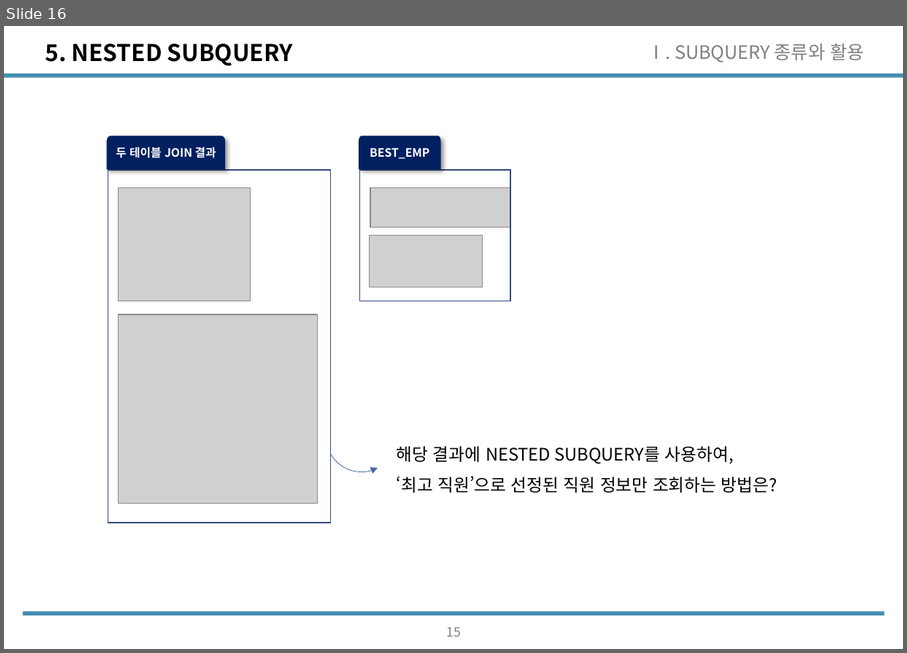
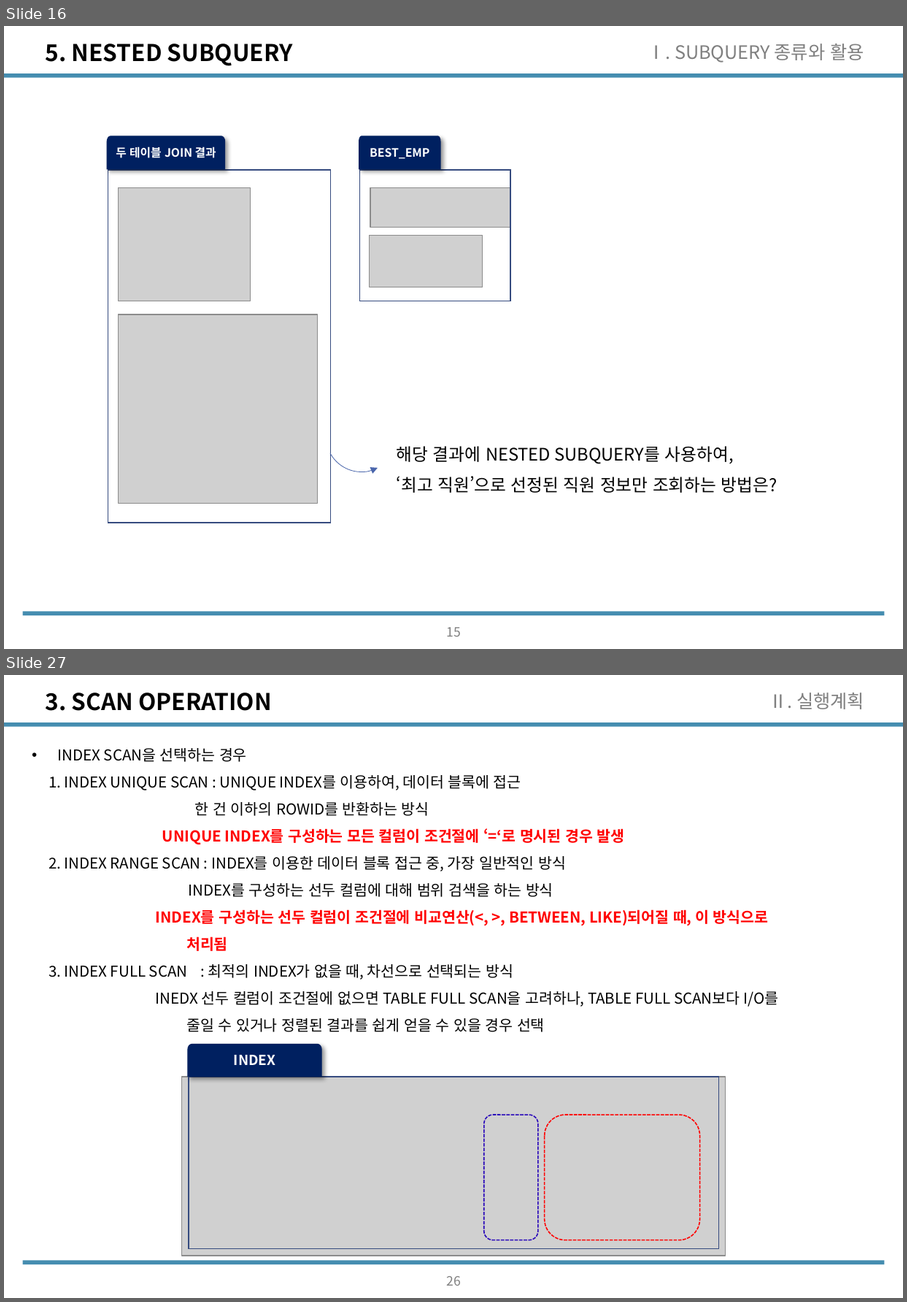
Before and after one commit to wooseok1152/SQL, a slide deck: SQL_seminar/SQL중상급활용_CH2.pptx. Shown one above the other, each under a label of ours: slide 16 before the commit, slides 16 and 27 after it; the slides between them are not shown. The pictures are 907x653 and 907x1302 pixels, drawn with LibreOffice and Linux fonts; fonts in the diff are those of the drawing; grey boxes stand for pictures. Boxes give left, top, right and bottom in pixels: in the first picture for what was removed or moved away, otherwise in the second. Text is boxed around its words. In the diff, an @@ line names an element or a change of style, - is before the commit and + after.

```diff
--- a/SQL_seminar/SQL중상급활용_CH2.pptx
+++ b/SQL_seminar/SQL중상급활용_CH2.pptx
@@ slide 27 added at [4, 675, 903, 1298], background #FFFFFF; not listed: 2 template elements that a slide beside it also shows @@
@@ title added at [46, 693, 271, 711], 20 pt, text #000000, bold @@
+3. SCAN OPERATION
@@ text added at [769, 693, 865, 709], 16 pt, text #808080 @@
+Ⅱ. 실행계획
@@ text added at [49, 748, 779, 1032], 13 pt, text #000000 @@
+• INDEX SCAN을 선택하는 경우
+1. INDEX UNIQUE SCAN : UNIQUE INDEX를 이용하여, 데이터 블록에 접근
+한 건 이하의 ROWID를 반환하는 방식
+UNIQUE INDEX를 구성하는 모든 컬럼이 조건절에 ‘=‘로 명시된 경우 발생
+2. INDEX RANGE SCAN : INDEX를 이용한 데이터 블록 접근 중, 가장 일반적인 방식
+INDEX를 구성하는 선두 컬럼에 대해 범위 검색을 하는 방식
+INDEX를 구성하는 선두 컬럼이 조건절에 비교연산(<, >, BETWEEN, LIKE)되어질 때, 이 방식으로
+처리됨
+3. INDEX FULL SCAN : 최적의 INDEX가 없을 때, 차선으로 선택되는 방식
+INEDX 선두 컬럼이 조건절에 없으면 TABLE FULL SCAN을 고려하나, TABLE FULL SCAN보다 I/O를
+줄일 수 있거나 정렬된 결과를 쉽게 얻을 수 있을 경우 선택
@@ group added at [181, 1044, 726, 1256]: 2 rounded rectangles, 1 picture, 1 rectangle, 1 freeform shape @@
+INDEX
@@ page number added at [446, 1276, 460, 1285], 11.1 pt, text #808080 @@
+26
```
Also in this commit, not shown: 4 slides changed, 11 other slides added, 1 other file.
